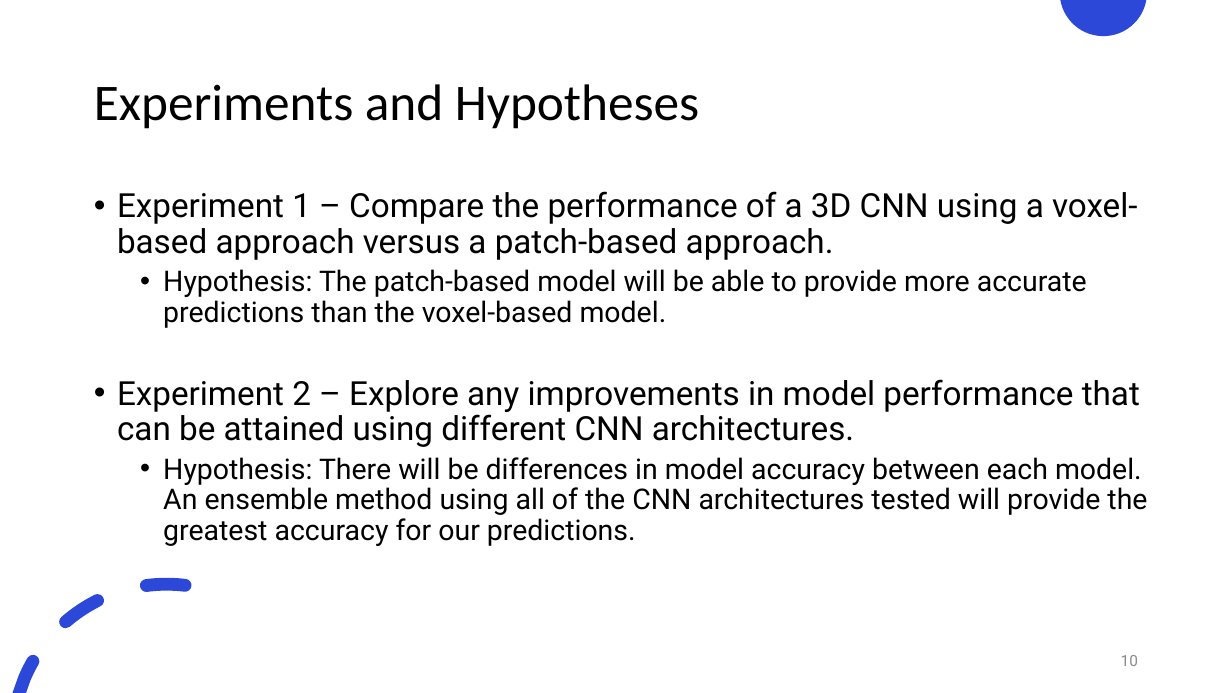
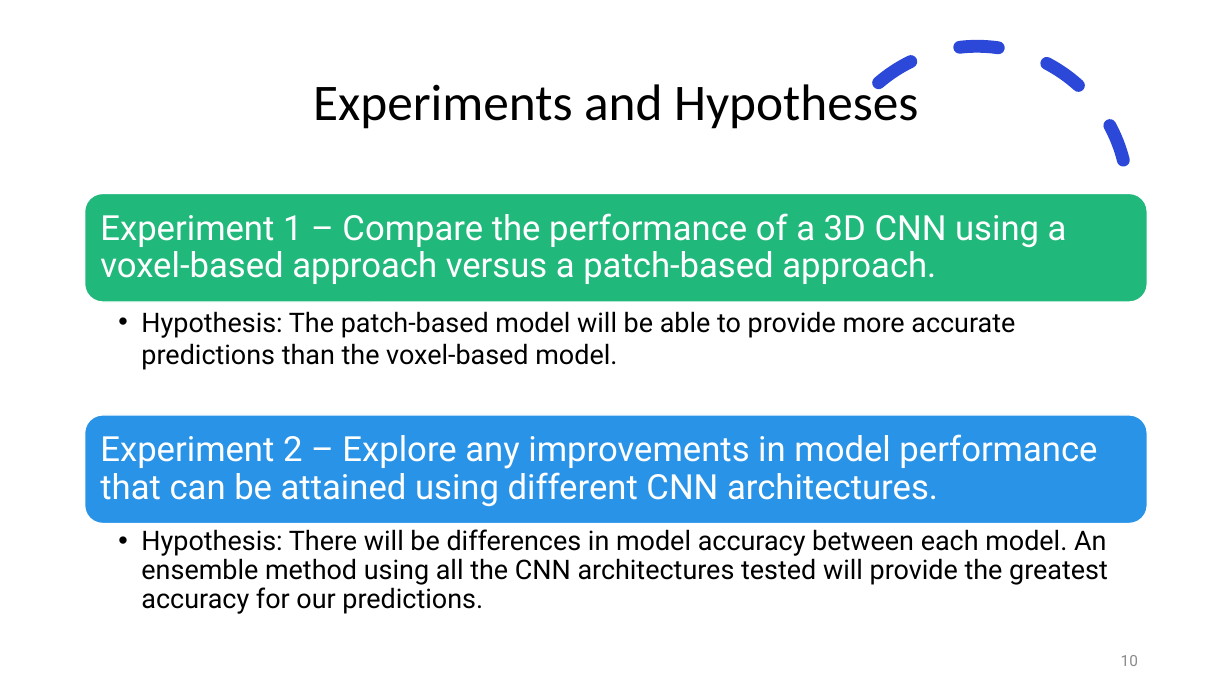
Before and after one commit to justin-bardwell/JB_AD, a slide deck: slide 10 of 21961992_Seminar.pptx. Drawn at 1232x693 pixels with LibreOffice and Linux fonts; fonts in the diff are those of the drawing. Boxes give left, top, right and bottom in pixels: in the first picture for what was removed or moved away, otherwise in the second. Text is boxed around its words. In the diff, an @@ line names an element or a change of style, - is before the commit and + after.

```diff
--- a/21961992_Seminar.pptx
+++ b/21961992_Seminar.pptx
@@ rectangle added at bbox=[0, 0, 1232, 693], fill #FFFFFF @@
@@ arc (boxed as its full ellipse) added at bbox=[794, 14, 1161, 381], outline #2B48D8 10 pt dashed @@
@@ title "Experiments and Hypotheses" at bbox=[313, 78, 918, 129]: alignment left to centre @@
@@ text removed at bbox=[117, 191, 1147, 546] @@
-• Experiment 1 – Compare the performance of a 3D CNN using a voxel-based approach versus a patch-based approach.
-  • Hypothesis: The patch-based model will be able to provide more accurate predictions than the voxel-based model.
-• Experiment 2 – Explore any improvements in model performance that can be attained using different CNN architectures.
-  • Hypothesis: There will be differences in model accuracy between each model. An ensemble method using all of the CNN architectures tested will provide the greatest accuracy for our predictions.
@@ group added at bbox=[85, 193, 1148, 614]: 4 texts, 2 rounded rectangles @@
+Experiment 1 – Compare the performance of a 3D CNN using a voxel-based approach versus a patch-based approach.
+  • Hypothesis: The patch-based model will be able to provide more accurate predictions than the voxel-based model.
+Experiment 2 – Explore any improvements in model performance that can be attained using different CNN architectures.
+  • Hypothesis: There will be differences in model accuracy between each model. An ensemble method using all the CNN architectures tested will provide the greatest accuracy for our predictions.
```
Also in this commit, not shown: 13 other slides changed, 3 slides added, 3 slides removed.
